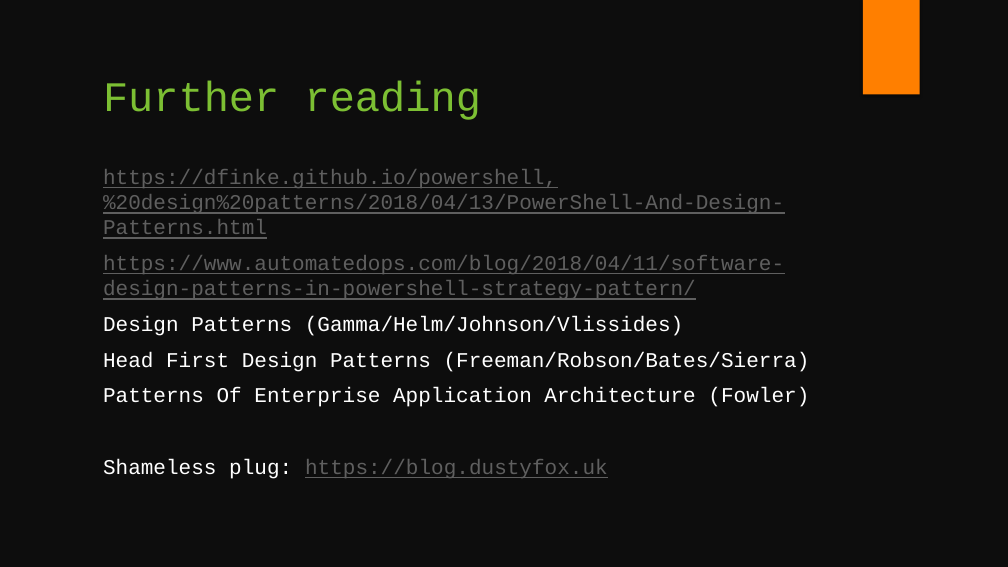
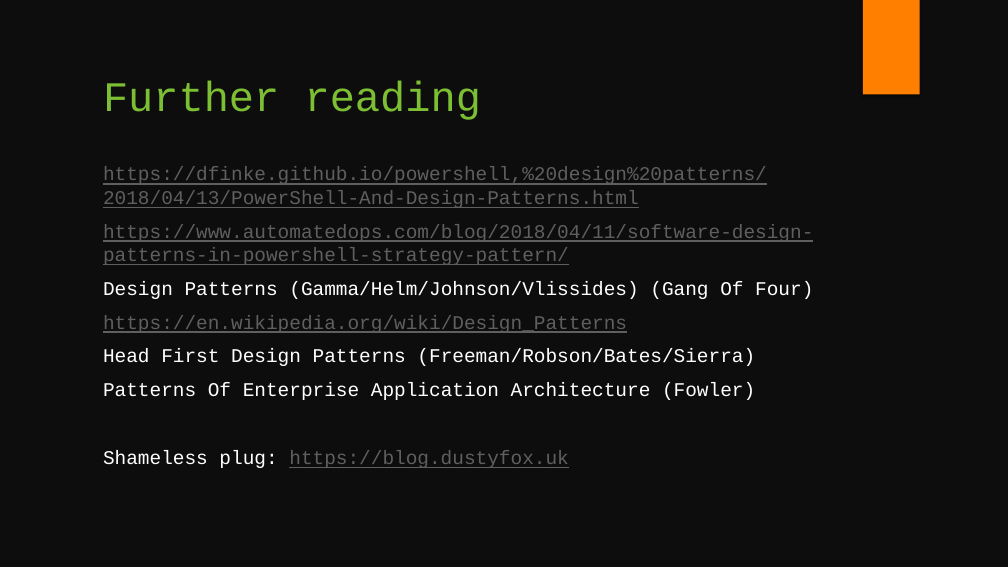
Before and after one commit to fsackur/Powershell-and-SE, a slide deck: slide 32 of Death by powerpoint.pptx (slide 26 before the commit). Drawn at 1008x567 pixels with LibreOffice and Linux fonts; fonts in the diff are those of the drawing. Boxes give left, top, right and bottom in pixels: in the first picture for what was removed or moved away, otherwise in the second. Text is boxed around its words. In the diff, an @@ line names an element or a change of style, - is before the commit and + after.

Commit message:
Added appendix with 5 extra patterns

```diff
--- a/Death by powerpoint.pptx
+++ b/Death by powerpoint.pptx
@@ text at [103, 167, 813, 468]: size 20 to 18.5 pt in "https://dfinke.github.io/powershell,%20design%20patterns/201 ...", "https://www.automatedops.com/blog/2018/04/11/software-design ...", "Head First Design Patterns (Freeman/Robson/Bates/Sierra)", "Patterns Of Enterprise Application Architecture (Fowler)" and 1 more places @@
@@ text at [103, 281, 813, 333]: text changed; size 20 to 18.5 pt @@
-Design Patterns (Gamma/Helm/Johnson/Vlissides)
+Design Patterns (Gamma/Helm/Johnson/Vlissides) (Gang Of Four)
+https://en.wikipedia.org/wiki/Design_Patterns
```
Also in this commit, not shown: 6 slides added.
